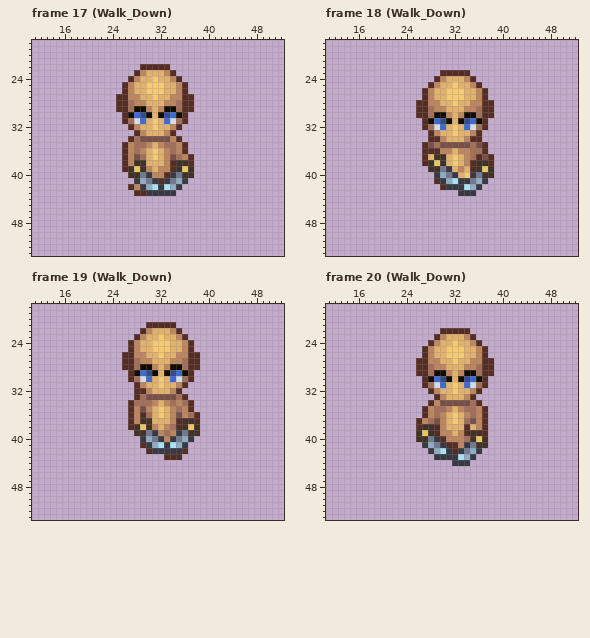
Pixel-art file: RPGO.Editor/Resources/All_Animations.aseprite. Above: the version before the commit.
64x64 pixels, 96 frames. Shown: frame 17 (Walk_Down): x 11..52, y 18..53; frame 18 (Walk_Down): x 11..52, y 18..53; frame 19 (Walk_Down): x 11..52, y 18..53; frame 20 (Walk_Down): x 11..52, y 18..53. The commit also changed other frames, which this record leaves out.
Now the later version:
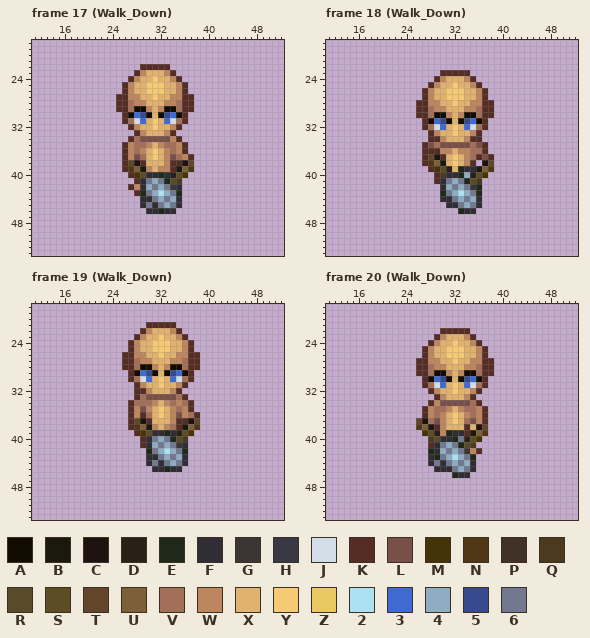
Palette (. is transparent): A #110b00  B #1b190d  C #1e130f  D #292116  E #1e2919  F #302d34  G #3b3633  H #393845  J #d2dde8  K #552d24  L #795048  M #453408  N #503715  P #413126  Q #4c3a1e  R #584b29  S #5e4c24  T #62452b  U #7e6038  V #a46f59  W #be865f  X #e1b26e  Y #f6ca74  Z #e9c761  2 #abe1f2  3 #3f6ad4  4 #8fadc2  5 #374a8f  6 #71788f
Author's note on the commit: Add hammer weapon animations (Hammer_SS, LH_Hammer_SS) with all states
Changes in this commit:
layer "RH_Dagger" now hidden
layer "LH_Dagger" now hidden
layer "RH_Hummer" added
layer "LH_Hummer" added
Changed rows in their new state; - is an unchanged pixel.
Frame 17 (Walk_Down):
first column x 27:
38 TCK-----KCT
39 NUB-----BUN
40 KMSFFEFDSM.
41 -KF-46ERQ.-
42 --F-646GF--
43 --E64246E--
44 --FF6464F--
45 --F6F646F--
46 ---FFEFF---
Frame 18 (Walk_Down):
first column x 28:
37 TCK--------
38 NUB-----.CT
39 KMSD-EFFBUN
40 -KQFFE4DSM.
41 --F646ERQ.-
42 --F4646GE--
43 --E64246E--
44 --FF6464F--
45 ---FF646F--
46 -----EFF---
Frame 19 (Walk_Down):
first column x 28:
37 TCK-----KCT
38 NUB-----BUN
39 KMSFFEFDSM.
40 -KF-46ERQ.-
41 --F-646GF--
42 --E64246E--
43 --FF6464F--
44 --F6F646F--
45 ---FFEFF---
Frame 20 (Walk_Down):
first column x 26:
37 TC----------
38 NUB-------CT
39 .MSD-EFF-BUN
40 ..QRFFE6DSM.
41 -.KF646ERQ..
42 --EF4646GWK-
43 --FE64246E--
44 --F6F6464F--
45 ---FFF646F--
46 ------EFF---
